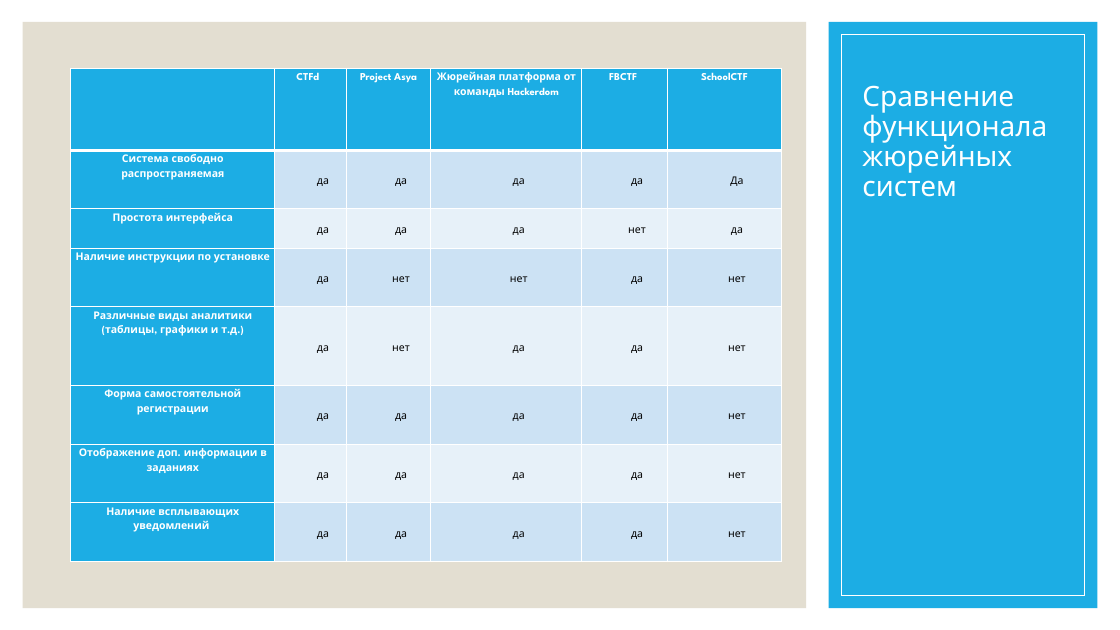
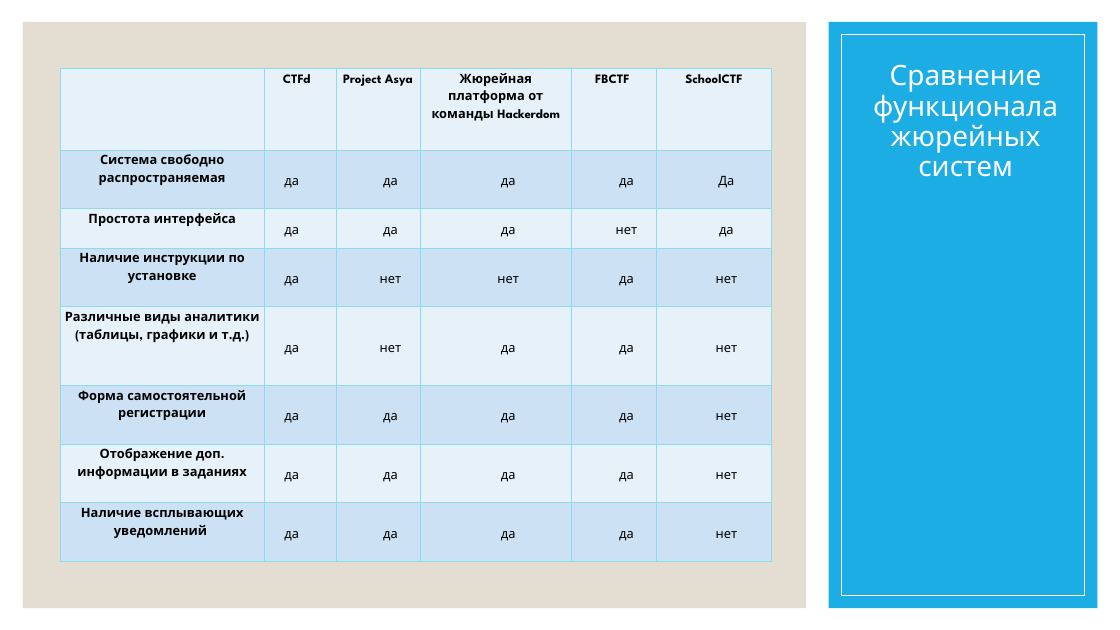
Before and after one commit to PolMarzia/diplom, a slide deck: slide 4 of Prez.pptx. Drawn at 1120x630 pixels with LibreOffice and Linux fonts; fonts in the diff are those of the drawing. Boxes give left, top, right and bottom in pixels: in the first picture for what was removed or moved away, otherwise in the second. Text is boxed around its words. In the diff, an @@ line names an element or a change of style, - is before the commit and + after.

```diff
--- a/Prez.pptx
+++ b/Prez.pptx
@@ title "Сравнение функционала жюрейных систем" at (x1=873, y1=64, x2=1058, y2=177): alignment left to centre @@
@@ table at (x1=60, y1=68, x2=772, y2=562) @@
@@ fill #1CADE4 to #E8F1FA in 9 cells @@
@@ fill #1CADE4 to #CDE3F5 in 4 cells @@
@@ size 9 to 11 pt @@
@@ text colour #FFFFFF to #000000 in "CTFd", "Project Asya", "Жюрейная платформа от команды Hackerdom", "FBCTF" and 8 more places @@
@@ indent changed @@
@@ borders changed @@
@@ table moved from (x1=71, y1=68, x2=782, y2=562) to (x1=60, y1=68, x2=772, y2=562) @@
```
Also in this commit, not shown: 3 other slides changed, 12 slides added, 7 other files.
